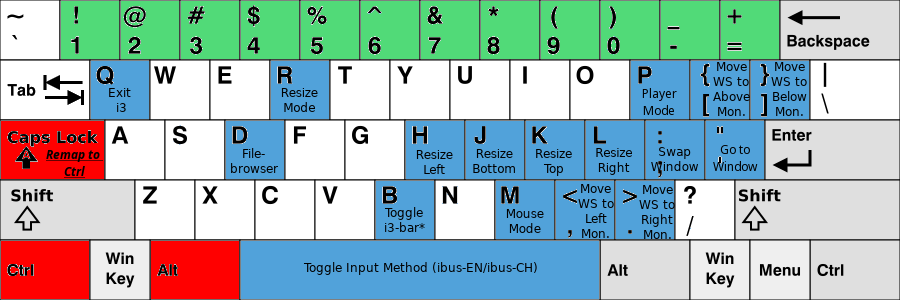
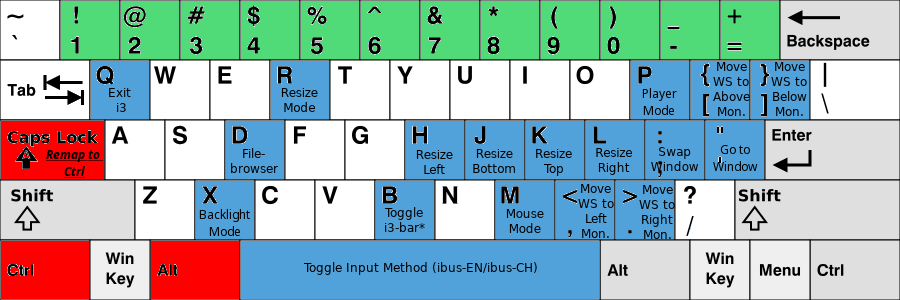
Two versions of the same layered image (900px x 300px). Layer-by-layer changes:
added layer "Backlight ..." above "KB_United_States-NoAltGr.svg" over [199,209,250,236]
painted on "KB_United_States-NoAltGr.svg" over [196,181,254,239]
